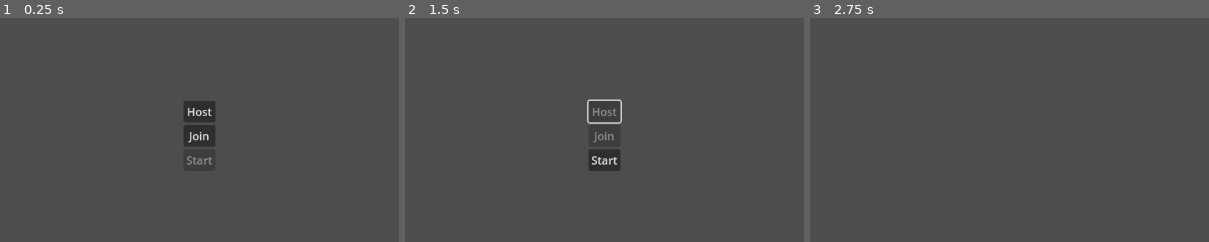
Above: before the commit, frames 1-3 (left to right).
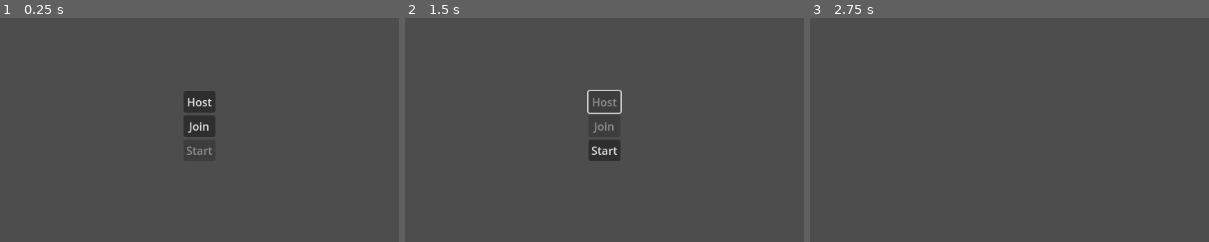
Above: after the commit, the same moments.

Repository: SlateyDev/GalydotMultiplayer
Game: Godot game, scene res://MultiplayerMenu.tscn
The game is run twice, just before and just after one commit, with the same random seed, the same clock (stepped at 60 frames per second) and the same inputs. The engine's default icon, where the game draws it, is replaced by a stand-in: a white triangle on a blue panel in a dark square.
Inputs:
- Up to frame 1 (0.25 s): no input
- Up to frame 2 (1.5 s): tap Enter (ui_accept) at 0.5, 0.77 s; hold Right (ui_right) 0.53-1.25 s; click "Host" at 1.25 s
- Up to frame 3 (2.75 s): click "Start" at 2 s
The pictures show only the part of the screen within x 25-75%, y 24-74%; the shares and areas given below are measured in that part.

The runs differ from the first frame. In frame 1, 1.1% of the frame differs, in the area x 46-54%, y 32-66%; in frame 2, 1.2%, in the area x 45-55%, y 32-69%; in frame 3, nothing differs.

Commit message:
Add player disconnecting and player count in menu

Diff:
--- a/MultiplayerMenu.gd
+++ b/MultiplayerMenu.gd
@@ -1,4 +1,9 @@
 extends Control
+
+func _ready():
+	Lobby.player_connected.connect(on_player_connected)
+	Lobby.player_disconnected.connect(on_player_disconnected)
+	Lobby.server_disconnected.connect(on_server_disconnected)
 
 func _on_host_pressed():
 	Lobby.create_game()
@@ -14,3 +19,18 @@
 
 func _on_start_pressed():
 	Lobby.rpc("load_game", "res://World.tscn")
+
+func on_player_connected(_peer_id: int, _player_info : Dictionary):
+	Lobby.mp_print("on_player_connected(%d, %s)" % [_peer_id, _player_info])
+	$VBoxContainer/PlayersConnected.text = str(Lobby.players.size()) + " Players"
+
+func on_player_disconnected(_peer_id):
+	Lobby.mp_print("on_player_disconnected(%d)" % [_peer_id])
+	$VBoxContainer/PlayersConnected.text = str(Lobby.players.size()) + " Players"
+
+func on_server_disconnected():
+	Lobby.mp_print("on_server_disconnected()")
+	$VBoxContainer/Host.disabled = false
+	$VBoxContainer/Join.disabled = false
+	$VBoxContainer/Start.disabled = true
+	$VBoxContainer/PlayersConnected.text = str(Lobby.players.size()) + " Players"
--- a/MultiplayerMenu.tscn
+++ b/MultiplayerMenu.tscn
@@ -39,6 +39,9 @@
 disabled = true
 text = "Start"
 
+[node name="PlayersConnected" type="Label" parent="VBoxContainer"]
+layout_mode = 2
+
 [connection signal="pressed" from="VBoxContainer/Host" to="." method="_on_host_pressed"]
 [connection signal="pressed" from="VBoxContainer/Join" to="." method="_on_join_pressed"]
 [connection signal="pressed" from="VBoxContainer/Start" to="." method="_on_start_pressed"]
--- a/World.gd
+++ b/World.gd
@@ -3,6 +3,7 @@
 @onready var player_prefab = preload("res://Player.tscn")
 
 func _ready():
+	Lobby.player_disconnected.connect(on_player_disconnected)
 	Lobby.player_loaded.rpc_id(1)
 
 # Called only on the server.
@@ -15,3 +16,9 @@
 		new_player.name = str(player)
 		new_player.position = get_node("Spawn" + str(player_index + 1)).global_position
 		$Players.add_child(new_player)
+
+func on_player_disconnected(_peer_id : int):
+	Lobby.mp_print("on_player_disconnected(%d)" % [_peer_id])
+	if multiplayer.is_server():
+		if $Players.has_node(str(_peer_id)):
+			$Players.get_node(str(_peer_id)).queue_free()
--- a/World.tscn
+++ b/World.tscn
@@ -36,7 +36,61 @@
 [node name="Players" type="Node3D" parent="."]
 
 [node name="Spawn1" type="Node3D" parent="."]
-transform = Transform3D(1, 0, 0, 0, 1, 0, 0, 0, 1, -1, 1, 0)
+transform = Transform3D(1, 0, 0, 0, 1, 0, 0, 0, 1, -4, 1, -3)
 
 [node name="Spawn2" type="Node3D" parent="."]
-transform = Transform3D(1, 0, 0, 0, 1, 0, 0, 0, 1, 1, 1, 0)
+transform = Transform3D(1, 0, 0, 0, 1, 0, 0, 0, 1, -2, 1, -3)
+
+[node name="Spawn3" type="Node3D" parent="."]
+transform = Transform3D(1, 0, 0, 0, 1, 0, 0, 0, 1, 0, 1, -3)
+
+[node name="Spawn4" type="Node3D" parent="."]
+transform = Transform3D(1, 0, 0, 0, 1, 0, 0, 0, 1, 2, 1, -3)
+
+[node name="Spawn5" type="Node3D" parent="."]
+transform = Transform3D(1, 0, 0, 0, 1, 0, 0, 0, 1, 4, 1, -3)
+
+[node name="Spawn6" type="Node3D" parent="."]
+transform = Transform3D(1, 0, 0, 0, 1, 0, 0, 0, 1, -4, 1, -1)
+
+[node name="Spawn7" type="Node3D" parent="."]
+transform = Transform3D(1, 0, 0, 0, 1, 0, 0, 0, 1, -2, 1, -1)
+
+[node name="Spawn8" type="Node3D" parent="."]
+transform = Transform3D(1, 0, 0, 0, 1, 0, 0, 0, 1, 0, 1, -1)
+
+[node name="Spawn9" type="Node3D" parent="."]
+transform = Transform3D(1, 0, 0, 0, 1, 0, 0, 0, 1, 2, 1, -1)
+
+[node name="Spawn10" type="Node3D" parent="."]
+transform = Transform3D(1, 0, 0, 0, 1, 0, 0, 0, 1, 4, 1, -1)
+
+[node name="Spawn11" type="Node3D" parent="."]
+transform = Transform3D(1, 0, 0, 0, 1, 0, 0, 0, 1, -4, 1, 1)
+
+[node name="Spawn12" type="Node3D" parent="."]
+transform = Transform3D(1, 0, 0, 0, 1, 0, 0, 0, 1, -2, 1, 1)
+
+[node name="Spawn13" type="Node3D" parent="."]
+transform = Transform3D(1, 0, 0, 0, 1, 0, 0, 0, 1, 0, 1, 1)
+
+[node name="Spawn14" type="Node3D" parent="."]
+transform = Transform3D(1, 0, 0, 0, 1, 0, 0, 0, 1, 2, 1, 1)
+
+[node name="Spawn15" type="Node3D" parent="."]
+transform = Transform3D(1, 0, 0, 0, 1, 0, 0, 0, 1, 4, 1, 1)
+
+[node name="Spawn16" type="Node3D" parent="."]
+transform = Transform3D(1, 0, 0, 0, 1, 0, 0, 0, 1, -4, 1, 3)
+
+[node name="Spawn17" type="Node3D" parent="."]
+transform = Transform3D(1, 0, 0, 0, 1, 0, 0, 0, 1, -2, 1, 3)
+
+[node name="Spawn18" type="Node3D" parent="."]
+transform = Transform3D(1, 0, 0, 0, 1, 0, 0, 0, 1, 0, 1, 3)
+
+[node name="Spawn19" type="Node3D" parent="."]
+transform = Transform3D(1, 0, 0, 0, 1, 0, 0, 0, 1, 2, 1, 3)
+
+[node name="Spawn20" type="Node3D" parent="."]
+transform = Transform3D(1, 0, 0, 0, 1, 0, 0, 0, 1, 4, 1, 3)
